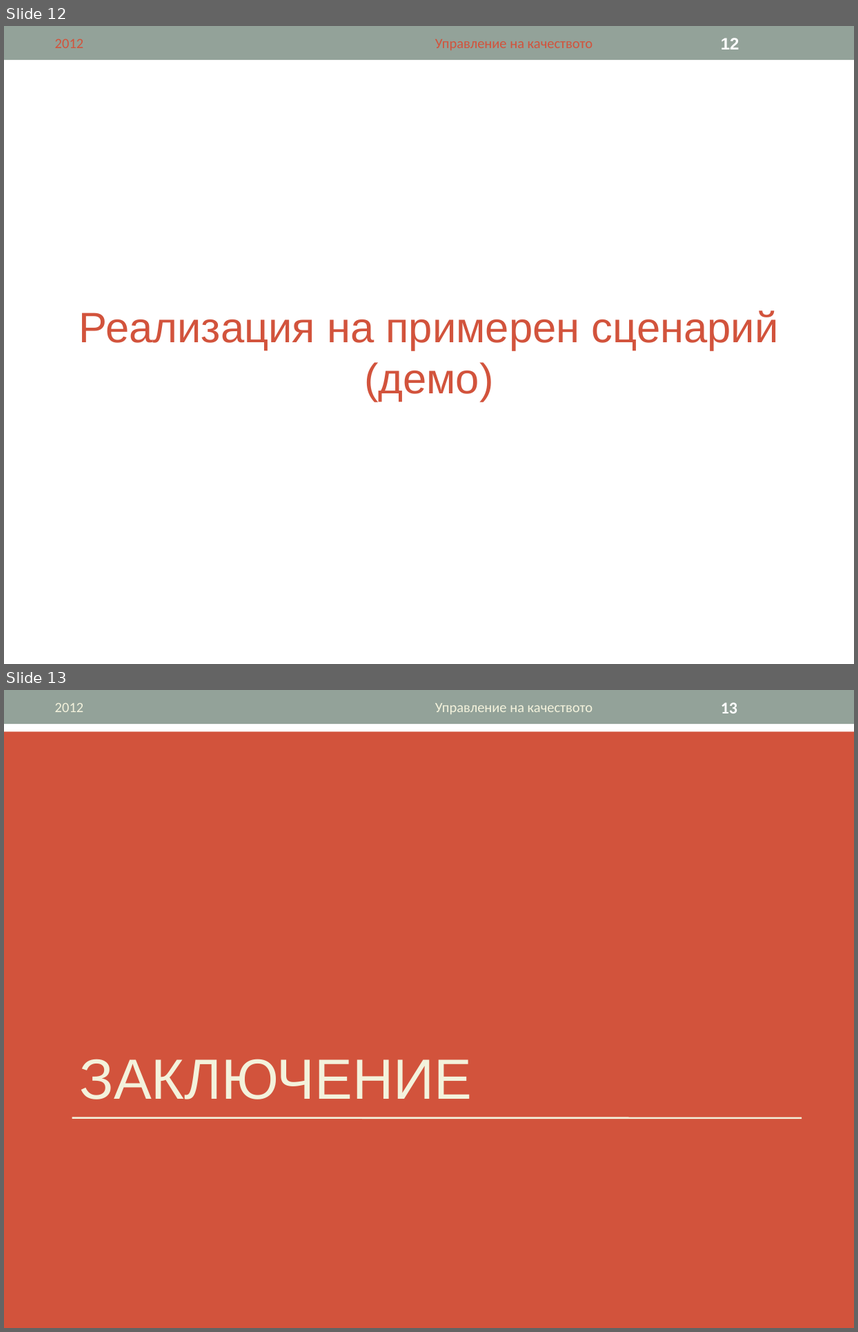
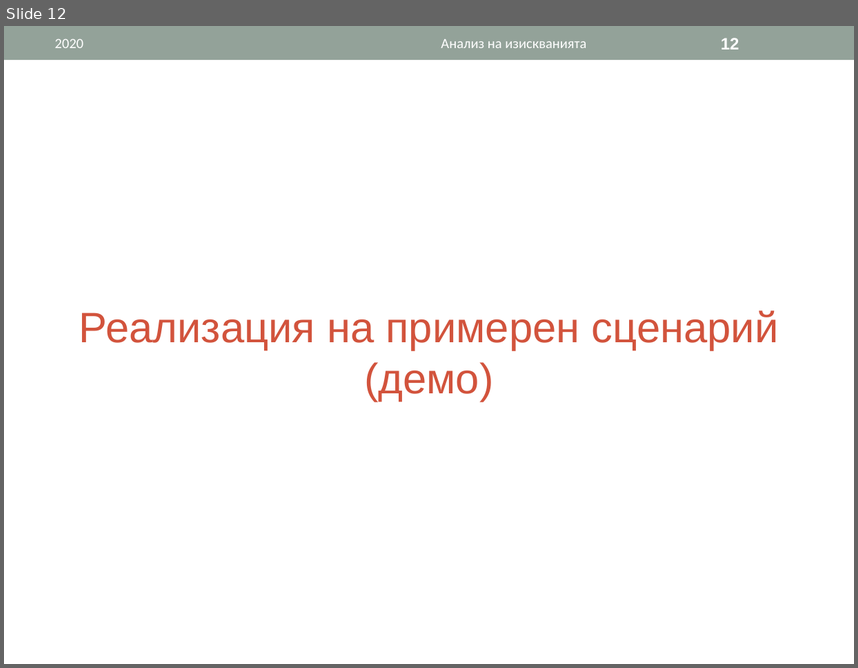
Before and after one commit to ivanchuchulski/fmi-requirements-analisys, a slide deck: tool-presentation/62121-62151-62167-CaseComplete.ppt. Shown one above the other, each under a label of ours: slides 12 and 13 before the commit, slide 12 after it. The pictures are 858x1332 and 858x668 pixels, drawn with LibreOffice and Linux fonts; fonts in the diff are those of the drawing. Boxes give left, top, right and bottom in pixels: in the first picture for what was removed or moved away, otherwise in the second. Text is boxed around its words. In the diff, an @@ line names an element or a change of style, - is before the commit and + after.

```diff
--- a/tool-presentation/62121-62151-62167-CaseComplete.ppt
+++ b/tool-presentation/62121-62151-62167-CaseComplete.ppt
@@ slide 13 removed at (4, 690, 854, 1328), background #D2533C; not listed: 1 template element that a slide beside it also shows @@
@@ text removed at (55, 703, 84, 712) @@
-2012
@@ text removed at (435, 703, 593, 714) @@
-Управление на качеството
@@ page number removed at (721, 702, 737, 713) @@
-13
@@ rectangle removed at (4, 711, 854, 731) @@
@@ title removed at (80, 1058, 473, 1099) @@
-ЗАКЛЮЧЕНИЕ
@@ line removed from (72, 1118) to (802, 1118) @@
@@ slide 12 changed as well @@
@@ text at (55, 39, 84, 48): text changed; text colour #D2533C to #FFFFFF @@
-2012
+2020
@@ text at (441, 39, 586, 48): text changed; text colour #D2533C to #FFFFFF @@
-Управление на качеството
+Анализ на изискванията
```
Also in this commit, not shown: 9 other slides changed, 2 slides added, 2 other slides removed.
